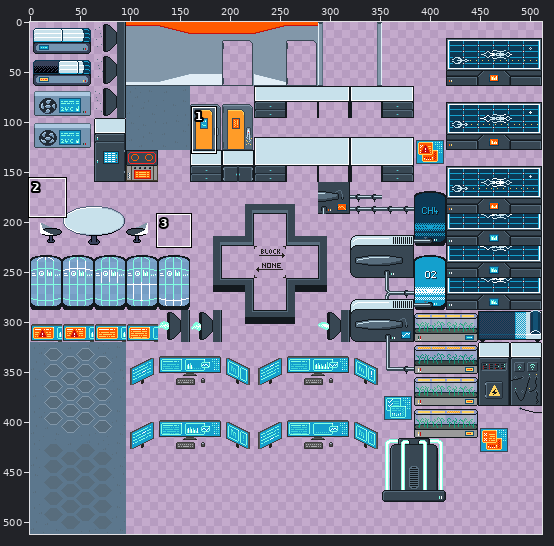
Edited in one commit: sprite sheet (Assets/Map/sus-map.png). The first picture is a wide view before the edit; the outline marks the close-up.
Close-up. The starting point:
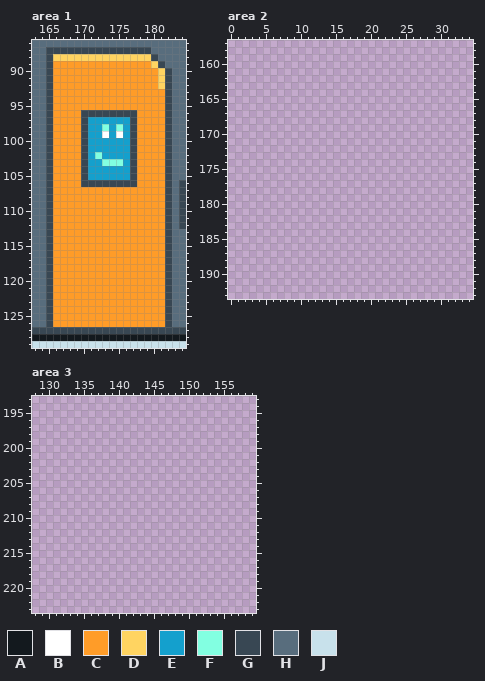
The file is 512x512 pixels. Colours within 5 levels of each other are drawn and written as one. Shown: area 1: x 163..184, y 86..129; area 2: x 0..34, y 157..193; area 3: x 128..159, y 193..223. The commit also changed other parts of the picture, which this record leaves out.
Palette (. is transparent): A #13191e  B #ffffff  C #ff9c28  D #ffd461  E #14a0cd  F #82ffe1  G #384753  H #586d7d  J #c8e1eb
Pixels before, area 1, first column x 163:
 86 HHHHHHHHHHHHHHHHHHHHHH
 87 HHGGGGGGGGGGGGGGGHHHHH
 88 HHGDDDDDDDDDDDDDDGHHHH
 89 HHGCCCCCCCCCCCCCCDGHHH
 90 HHGCCCCCCCCCCCCCCCDGHH
 91 HHGCCCCCCCCCCCCCCCDGHH
 92 HHGCCCCCCCCCCCCCCCDGHH
 93 HHGCCCCCCCCCCCCCCCCGHH
 94 HHGCCCCCCCCCCCCCCCCGHH
 95 HHGCCCCCCCCCCCCCCCCGHH
 96 HHGCCCCGGGGGGGGCCCCGHH
 97 HHGCCCCGEEEEEEGCCCCGHH
 98 HHGCCCCGEEFEFEGCCCCGHH
 99 HHGCCCCGEEBEBEGCCCCGHH
100 HHGCCCCGEEEEEEGCCCCGHH
101 HHGCCCCGEEEEEEGCCCCGHH
102 HHGCCCCGEFEEEEGCCCCGHH
103 HHGCCCCGEEFFFEGCCCCGHH
104 HHGCCCCGEEEEEEGCCCCGHH
105 HHGCCCCGEEEEEEGCCCCGHH
106 HHGCCCCGGGGGGGGCCCCGHG
107 HHGCCCCCCCCCCCCCCCCGHG
108 HHGCCCCCCCCCCCCCCCCGHG
109 HHGCCCCCCCCCCCCCCCCGHG
110 HHGCCCCCCCCCCCCCCCCGHG
111 HHGCCCCCCCCCCCCCCCCGHG
112 HHGCCCCCCCCCCCCCCCCGHG
113 HHGCCCCCCCCCCCCCCCCGHH
114 HHGCCCCCCCCCCCCCCCCGHH
115 HHGCCCCCCCCCCCCCCCCGHH
116 HHGCCCCCCCCCCCCCCCCGHH
117 HHGCCCCCCCCCCCCCCCCGHH
118 HHGCCCCCCCCCCCCCCCCGHH
119 HHGCCCCCCCCCCCCCCCCGHH
120 HHGCCCCCCCCCCCCCCCCGHH
121 HHGCCCCCCCCCCCCCCCCGHH
122 HHGCCCCCCCCCCCCCCCCGHH
123 HHGCCCCCCCCCCCCCCCCGHH
124 HHGCCCCCCCCCCCCCCCCGHH
125 HHGCCCCCCCCCCCCCCCCGHH
126 HHGCCCCCCCCCCCCCCCCGHH
127 GGGGGGGGGGGGGGGGGGGGGG
128 AAAAAAAAAAAAAAAAAAAAAA
129 JJJJJJJJJJJJJJJJJJJJJJ
The result:
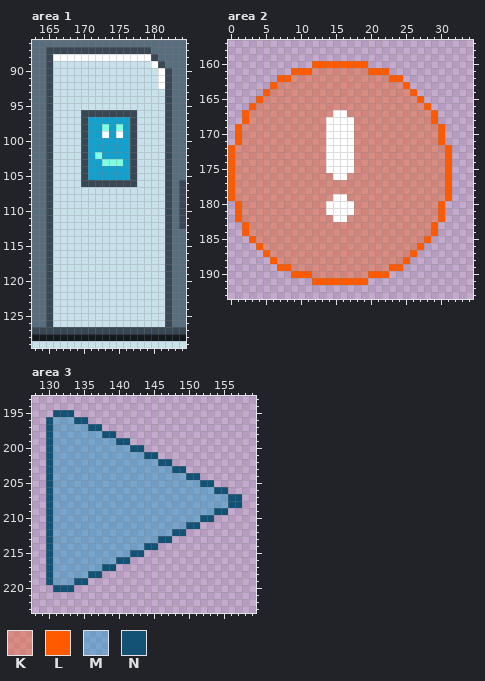
Colours new in this view: K #ff59005c  L #ff5a00  M #149fcd70  N #135275
From old to new:
Area 1:
y 88: x 166..179 DDDDDDDDDDDDDD -> BBBBBBBBBBBBBB
y 89: x 166..180 CCCCCCCCCCCCCCD -> JJJJJJJJJJJJJJB
y 90..92: x 166..181 CCCCCCCCCCCCCCCD -> JJJJJJJJJJJJJJJB
y 93..95: x 166..181 CCCCCCCCCCCCCCCC -> JJJJJJJJJJJJJJJJ
y 96..106: x 166..169 CCCC -> JJJJ; x 178..181 CCCC -> JJJJ
y 107..126: x 166..181 CCCCCCCCCCCCCCCC -> JJJJJJJJJJJJJJJJ
Area 2:
y 160: x 12..19 ........ -> LLLLLLLL
y 161: x 9..22 .............. -> LLLKKKKKKKKLLL
y 162: x 7..24 .................. -> LLKKKKKKKKKKKKKKLL
y 163: x 6..25 .................... -> LKKKKKKKKKKKKKKKKKKL
y 164: x 5..26 ...................... -> LKKKKKKKKKKKKKKKKKKKKL
y 165: x 4..27 ........................ -> LKKKKKKKKKKKKKKKKKKKKKKL
y 166: x 3..28 .......................... -> LKKKKKKKKKKKKKKKKKKKKKKKKL
y 167: x 2..29 ............................ -> LKKKKKKKKKKKKBBKKKKKKKKKKKKL
y 168: x 2..29 ............................ -> LKKKKKKKKKKKBBBBKKKKKKKKKKKL
y 169..171: x 1..30 .............................. -> LKKKKKKKKKKKKBBBBKKKKKKKKKKKKL
y 172..175: x 0..31 ................................ -> LKKKKKKKKKKKKKBBBBKKKKKKKKKKKKKL
y 176: x 0..31 ................................ -> LKKKKKKKKKKKKKKBBKKKKKKKKKKKKKKL
y 177..178: x 0..31 ................................ -> LKKKKKKKKKKKKKKKKKKKKKKKKKKKKKKL
y 179: x 0..31 ................................ -> LKKKKKKKKKKKKKKBBKKKKKKKKKKKKKKL
y 180..181: x 1..30 .............................. -> LKKKKKKKKKKKKBBBBKKKKKKKKKKKKL
y 182: x 1..30 .............................. -> LKKKKKKKKKKKKKBBKKKKKKKKKKKKKL
y 183..184: x 2..29 ............................ -> LKKKKKKKKKKKKKKKKKKKKKKKKKKL
y 185: x 3..28 .......................... -> LKKKKKKKKKKKKKKKKKKKKKKKKL
y 186: x 4..27 ........................ -> LKKKKKKKKKKKKKKKKKKKKKKL
y 187: x 5..26 ...................... -> LKKKKKKKKKKKKKKKKKKKKL
y 188: x 6..25 .................... -> LKKKKKKKKKKKKKKKKKKL
y 189: x 7..24 .................. -> LLKKKKKKKKKKKKKKLL
y 190: x 9..22 .............. -> LLLKKKKKKKKLLL
y 191: x 12..19 ........ -> LLLLLLLL
Area 3:
y 195: x 131..133 ... -> NNN
y 196: x 130..135 ...... -> NMMMNN
y 197: x 130..137 ........ -> NMMMMMNN
y 198: x 130..139 .......... -> NMMMMMMMNN
y 199: x 130..141 ............ -> NMMMMMMMMMNN
y 200: x 130..143 .............. -> NMMMMMMMMMMMNN
y 201: x 130..145 ................ -> NMMMMMMMMMMMMMNN
y 202: x 130..147 .................. -> NMMMMMMMMMMMMMMMNN
y 203: x 130..149 .................... -> NMMMMMMMMMMMMMMMMMNN
y 204: x 130..151 ...................... -> NMMMMMMMMMMMMMMMMMMMNN
y 205: x 130..153 ........................ -> NMMMMMMMMMMMMMMMMMMMMMNN
y 206: x 130..155 .......................... -> NMMMMMMMMMMMMMMMMMMMMMMMNN
y 207..208: x 130..157 ............................ -> NMMMMMMMMMMMMMMMMMMMMMMMMMNN
y 209: x 130..155 .......................... -> NMMMMMMMMMMMMMMMMMMMMMMMNN
y 210: x 130..153 ........................ -> NMMMMMMMMMMMMMMMMMMMMMNN
y 211: x 130..151 ...................... -> NMMMMMMMMMMMMMMMMMMMNN
y 212: x 130..149 .................... -> NMMMMMMMMMMMMMMMMMNN
y 213: x 130..147 .................. -> NMMMMMMMMMMMMMMMNN
y 214: x 130..145 ................ -> NMMMMMMMMMMMMMNN
y 215: x 130..143 .............. -> NMMMMMMMMMMMNN
y 216: x 130..141 ............ -> NMMMMMMMMMNN
y 217: x 130..139 .......... -> NMMMMMMMNN
y 218: x 130..137 ........ -> NMMMMMNN
y 219: x 130..135 ...... -> NMMMNN
y 220: x 131..133 ... -> NNN
Pixel boxes of the changes (left, top, right, bottom) in both close-ups:
changed: (53, 54, 165, 327)
added: (228, 61, 452, 285)
added: (46, 410, 242, 592)
